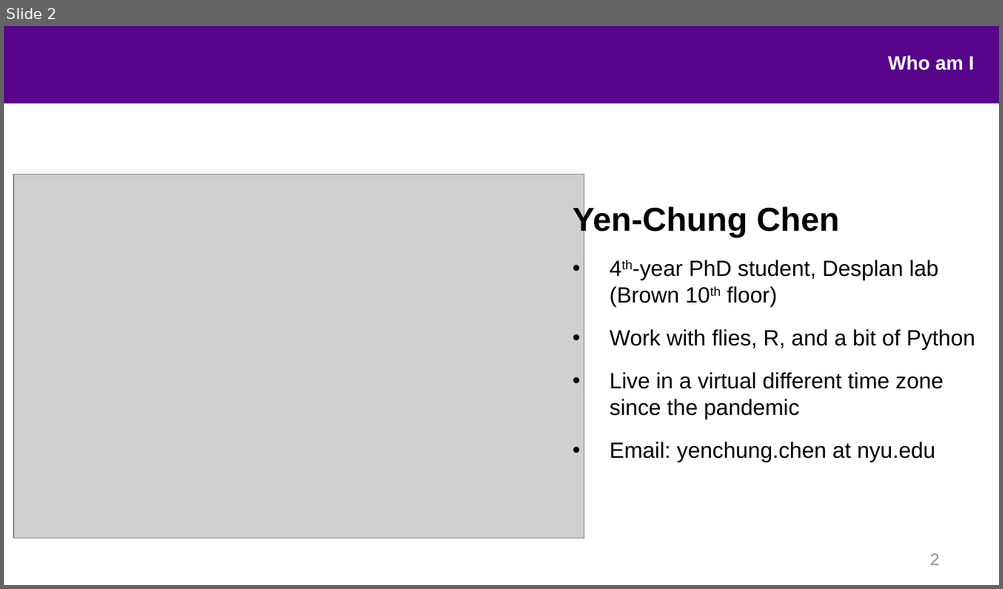
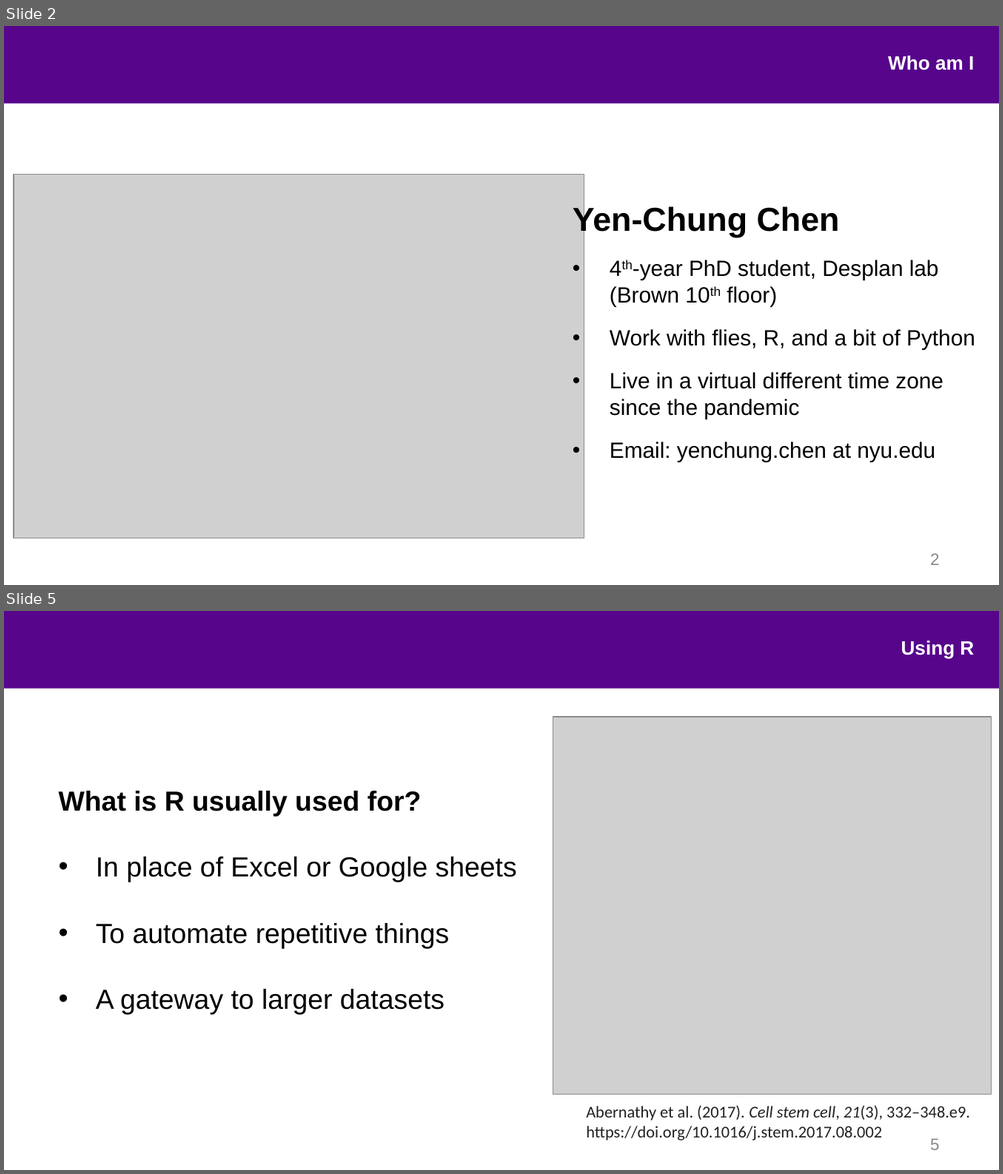
Before and after one commit to nyusurp/nyusurp.github.io, a slide deck: slide/session_1_environment.ppt. Shown one above the other, each under a label of ours: slide 2 before the commit, slides 2 and 5 after it; the slides between them are not shown. The pictures are 1003x589 and 1003x1174 pixels, drawn with LibreOffice and Linux fonts; fonts in the diff are those of the drawing; grey boxes stand for pictures; background and template pictures are left out. Boxes give left, top, right and bottom in pixels: in the first picture for what was removed or moved away, otherwise in the second. Text is boxed around its words. In the diff, an @@ line names an element or a change of style, - is before the commit and + after.

```diff
--- a/slide/session_1_environment.ppt
+++ b/slide/session_1_environment.ppt
@@ slide 5 added at (4,611,999,1170), background #FFFFFF; not listed: 1 template element that a slide beside it also shows @@
@@ text added at (901,641,973,659), 14 pt, text #FFFFFF, bold @@
+Using R
@@ picture added at (553,716,992,1094) @@
@@ text added at (59,791,517,1015), 20 pt, text #000000 @@
+What is R usually used for?
+• In place of Excel or Google sheets
+• To automate repetitive things
+• A gateway to larger datasets
@@ text added at (586,1106,970,1141), 12 pt, text #212121 @@
+Abernathy et al. (2017). Cell stem cell, 21(3), 332–348.e9. https://doi.org/10.1016/j.stem.2017.08.002
@@ page number added at (930,1139,939,1150), 12 pt, text #898989 @@
+5
```
Also in this commit, not shown: 2 other slides added, 2 slides removed, 2 other files.
